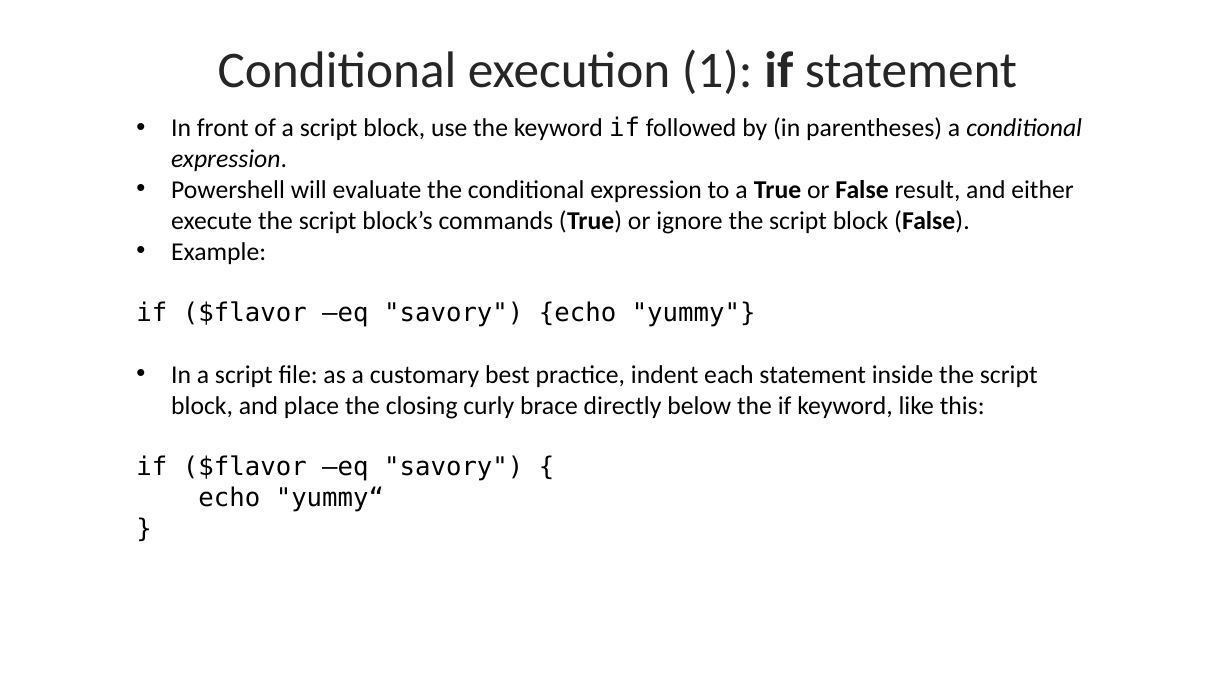
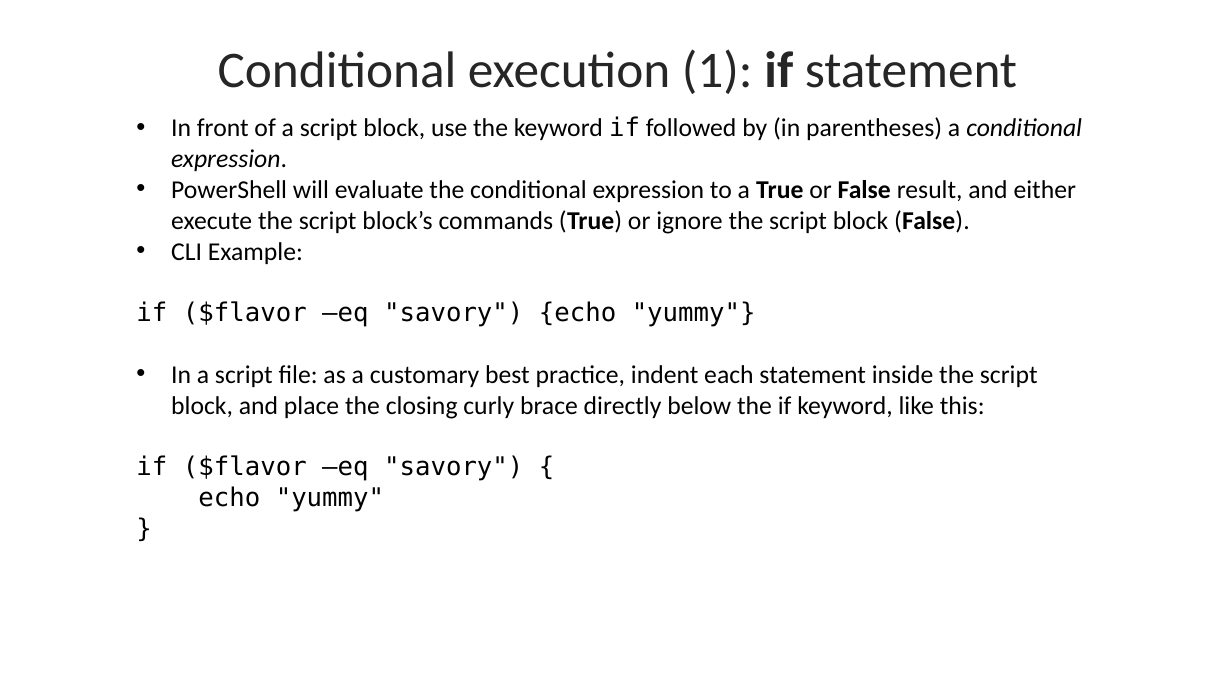
Before and after one commit to byui-cyber360/content, a slide deck: slide 4 of CYBER360-2.4-Control-Structures.pptx. Drawn at 1232x693 pixels with LibreOffice and Linux fonts; fonts in the diff are those of the drawing. Boxes give left, top, right and bottom in pixels: in the first picture for what was removed or moved away, otherwise in the second. Text is boxed around its words. In the diff, an @@ line names an element or a change of style, - is before the commit and + after.

```diff
--- a/CYBER360-2.4-Control-Structures.pptx
+++ b/CYBER360-2.4-Control-Structures.pptx
@@ text at [171, 180, 1076, 264]: text changed @@
-• Powershell will evaluate the conditional expression to a True or False result, and either execute the script block’s commands (True) or ignore the script block (False).
-• Example:
+• PowerShell will evaluate the conditional expression to a True or False result, and either execute the script block’s commands (True) or ignore the script block (False).
+• CLI Example:
@@ text at [198, 486, 384, 512]: text changed @@
-echo "yummy“
+echo "yummy"
```
Also in this commit, not shown: 2 other slides changed, 22 other files.
